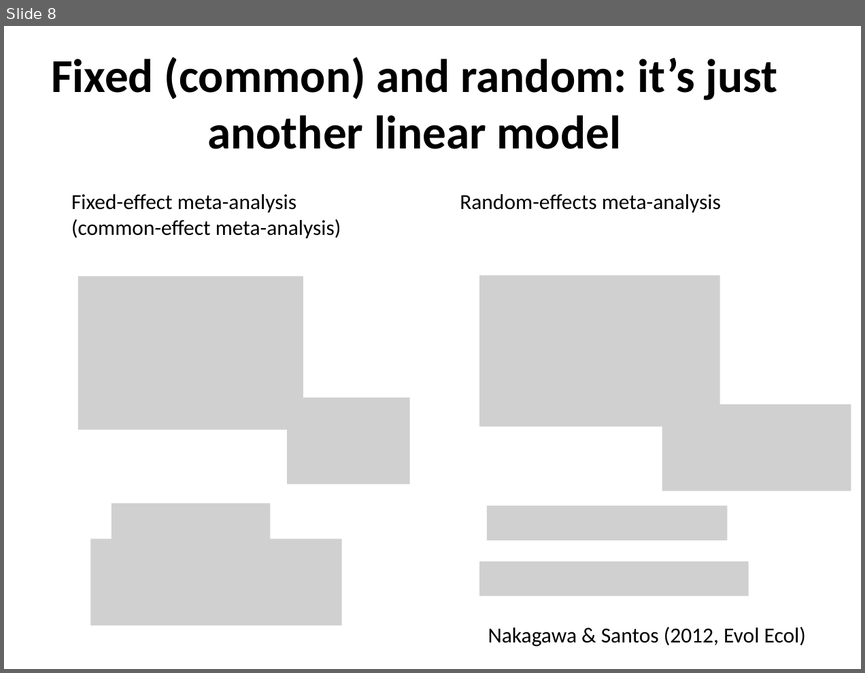
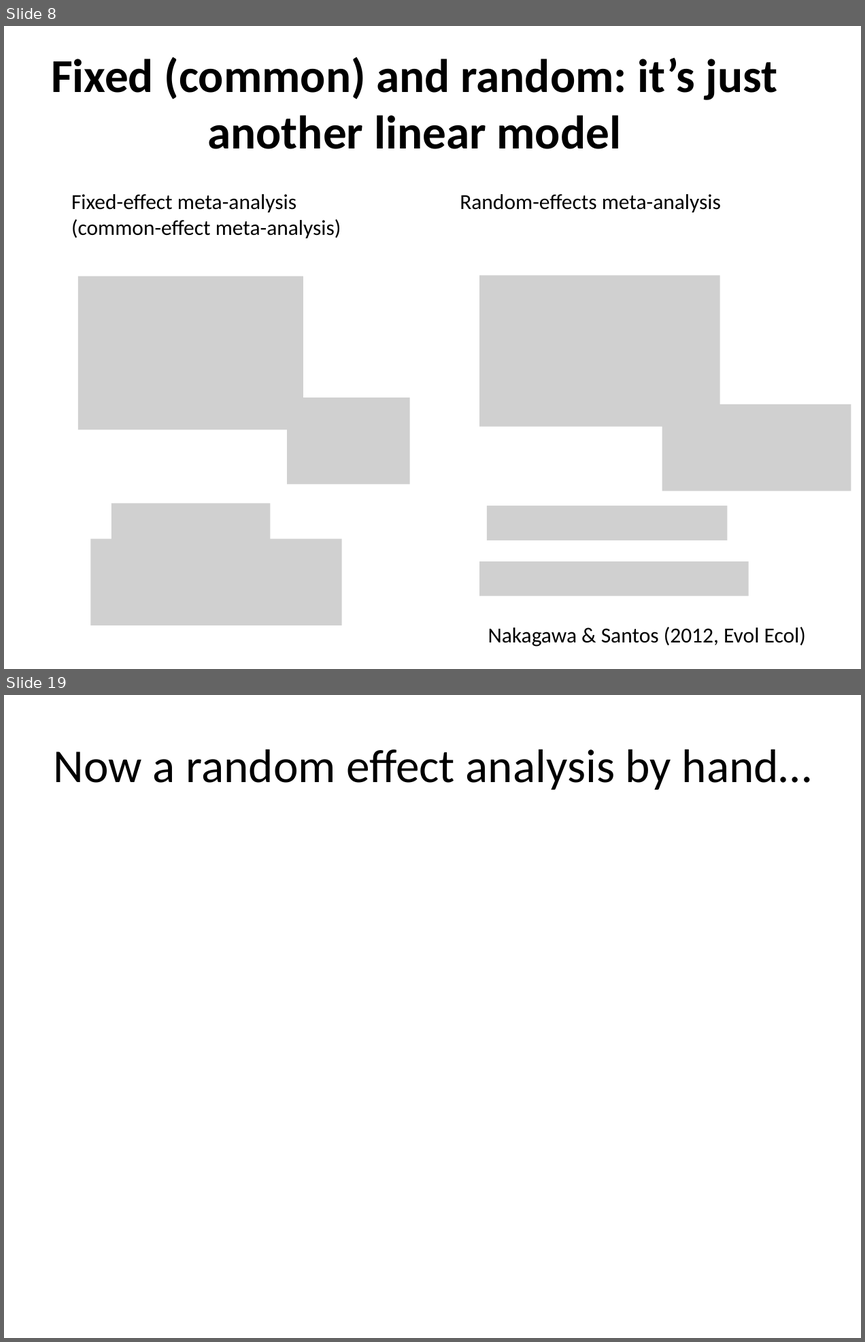
Before and after one commit to daniel1noble/meta-workshop, a slide deck: slides/2.Models.pptx. Shown one above the other, each under a label of ours: slide 8 before the commit, slides 8 and 19 after it; the slides between them are not shown. The pictures are 865x673 and 865x1342 pixels, drawn with LibreOffice and Linux fonts; fonts in the diff are those of the drawing; grey boxes stand for pictures. Boxes give left, top, right and bottom in pixels: in the first picture for what was removed or moved away, otherwise in the second. Text is boxed around its words. In the diff, an @@ line names an element or a change of style, - is before the commit and + after.

```diff
--- a/slides/2.Models.pptx
+++ b/slides/2.Models.pptx
@@ slide 19 added at (x1=4, y1=695, x2=861, y2=1338), background #FFFFFF @@
@@ title added at (x1=53, y1=749, x2=811, y2=790), 39.6 pt, text #000000 @@
+Now a random effect analysis by hand…
```
Also in this commit, not shown: 1 slide changed, 12 other slides added.
